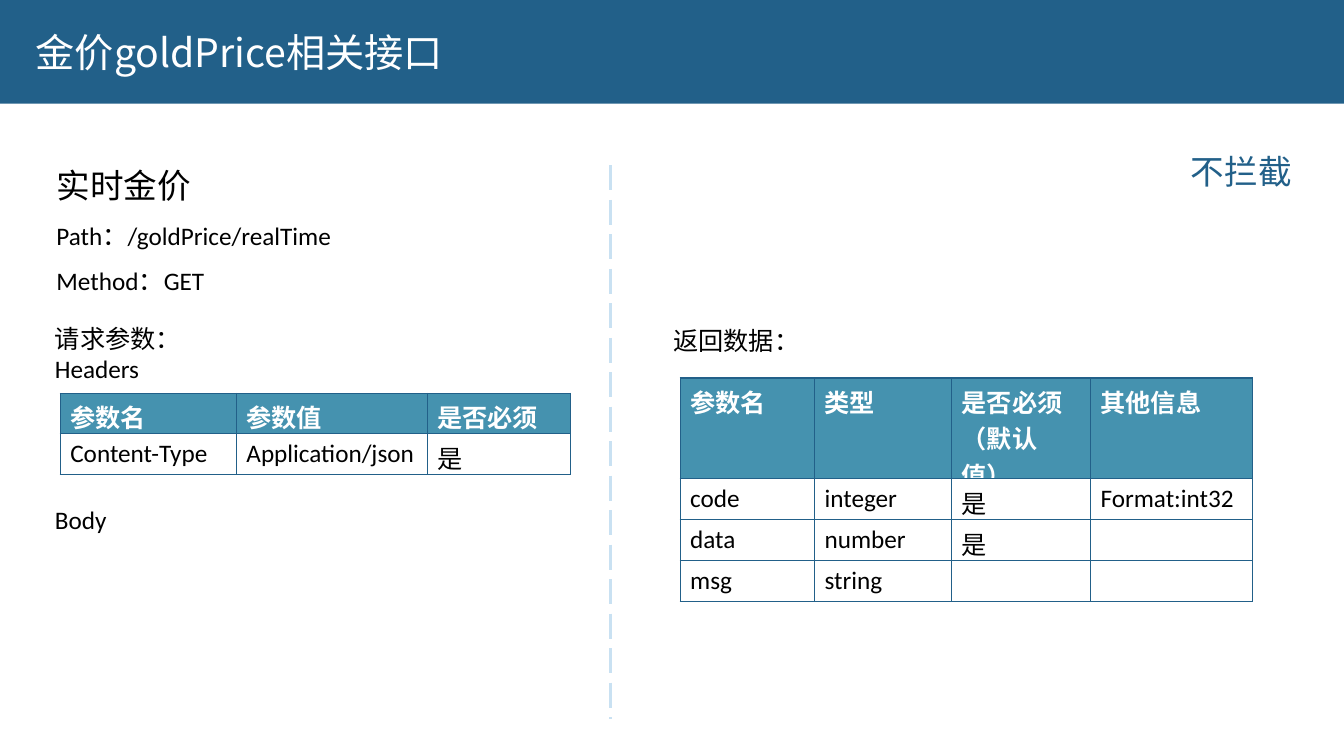
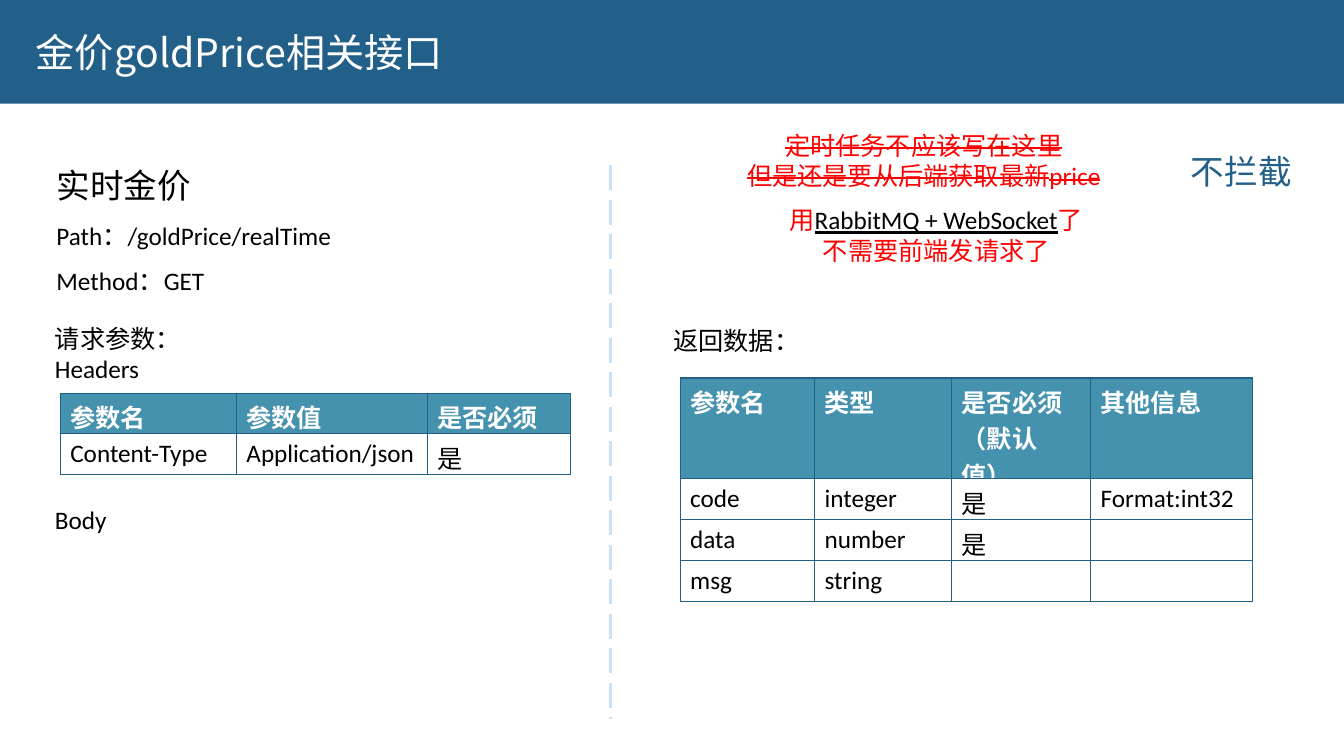
Before and after one commit to 7000qwq/gold, a slide deck: slide 17 of design.pptx (slide 16 before the commit). Drawn at 1344x756 pixels with LibreOffice and Linux fonts; fonts in the diff are those of the drawing. Boxes give left, top, right and bottom in pixels: in the first picture for what was removed or moved away, otherwise in the second. Text is boxed around its words. In the diff, an @@ line names an element or a change of style, - is before the commit and + after.

```diff
--- a/design.pptx
+++ b/design.pptx
@@ text added at bbox=[747, 133, 1100, 189], 18 pt, text #FF0000, strikethrough @@
+定时任务不应该写在这里
+但是还是要从后端获取最新price
@@ text added at bbox=[789, 209, 1083, 262], 18 pt, text #000000, underline @@
+用RabbitMQ + WebSocket了
+不需要前端发请求了
```
Also in this commit, not shown: 6 other slides changed, 7 slides added, 1 slide removed, 32 other files.
